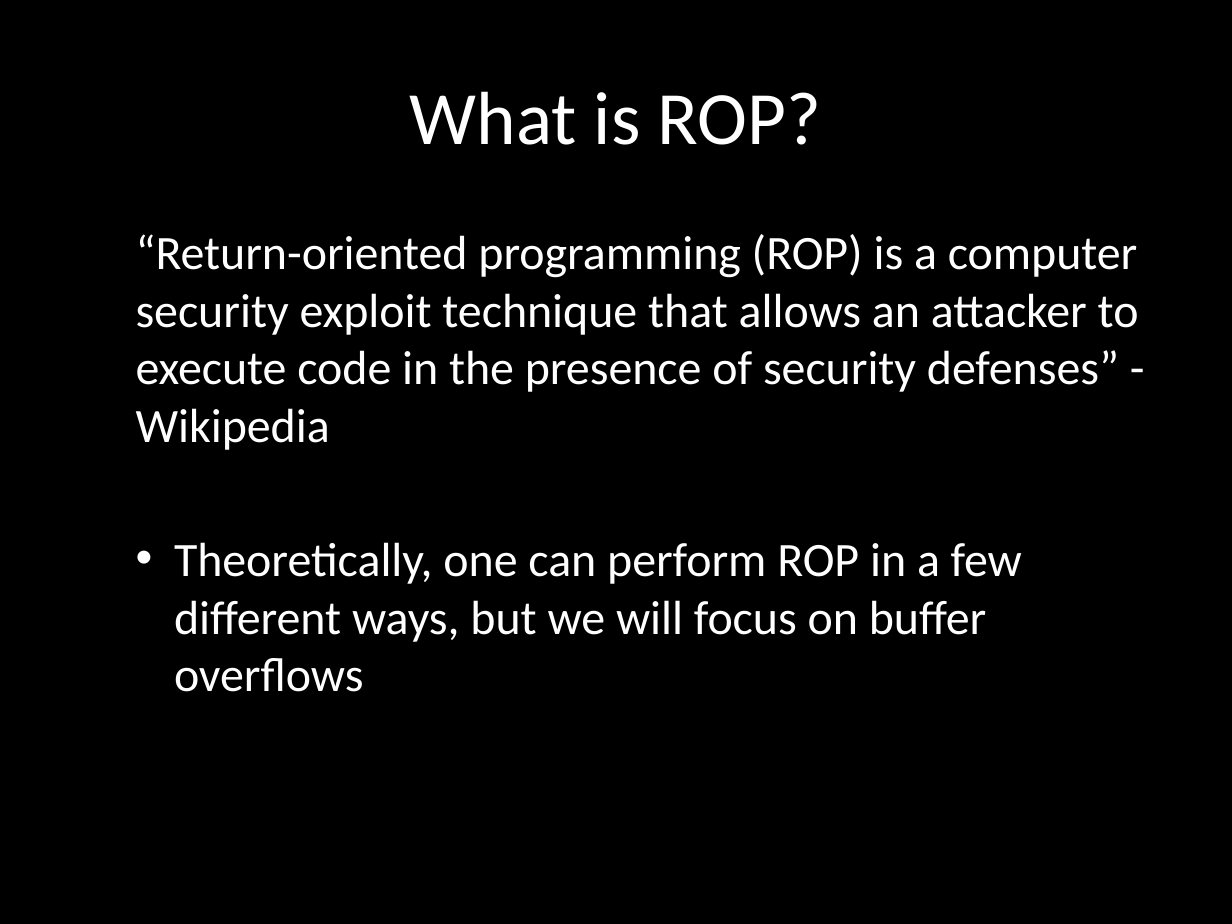
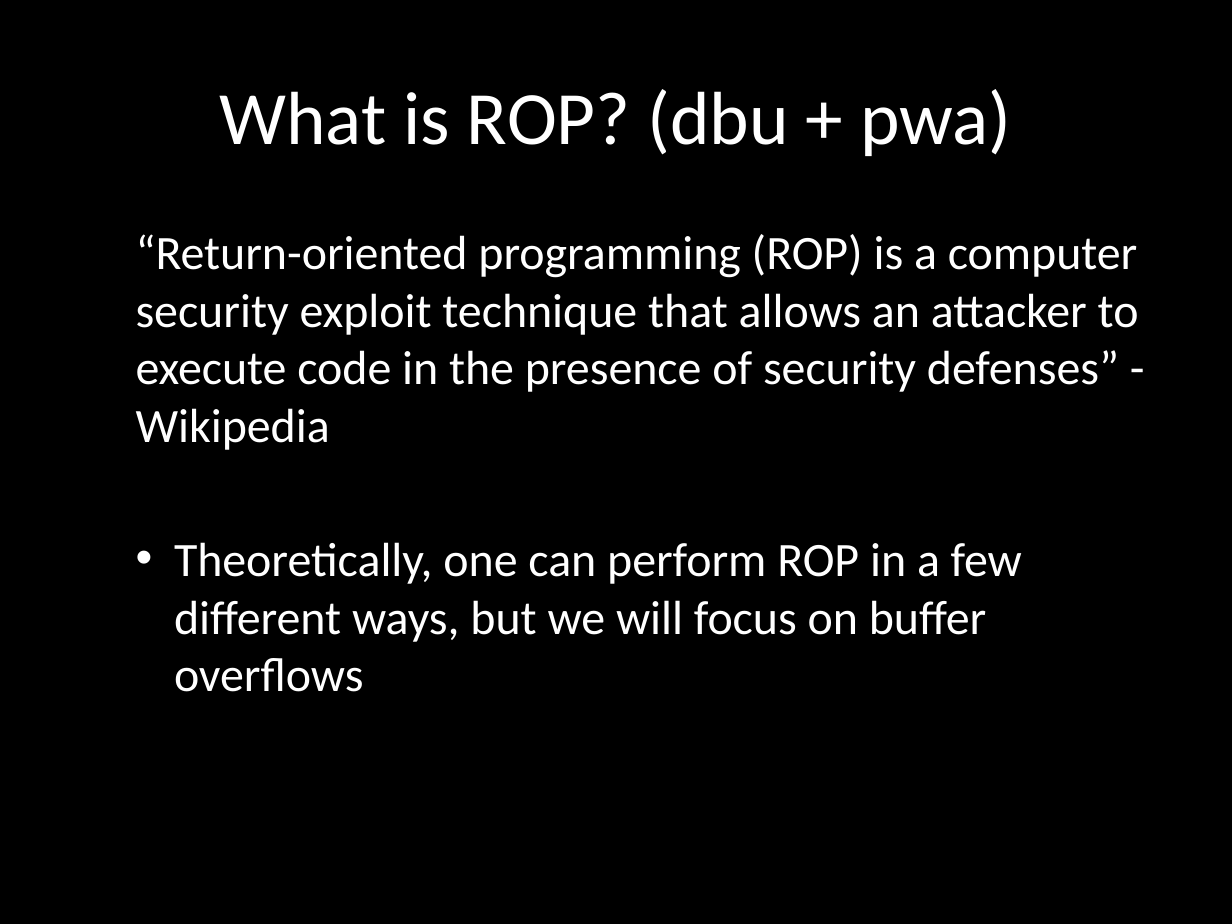
Before and after one commit to wuurrd/techzonepresentation, a slide deck: slide 3 of presentation.pptx (slide 2 before the commit). Drawn at 1232x924 pixels with LibreOffice and Linux fonts; fonts in the diff are those of the drawing. Boxes give left, top, right and bottom in pixels: in the first picture for what was removed or moved away, otherwise in the second. Text is boxed around its words. In the diff, an @@ line names an element or a change of style, - is before the commit and + after.

```diff
--- a/presentation.pptx
+++ b/presentation.pptx
@@ title at (x1=219, y1=89, x2=1011, y2=156): text changed @@
-What is ROP?
+What is ROP? (dbu + pwa)
```
Also in this commit, not shown: 9 other slides changed, 8 slides added, 18 slides removed.
